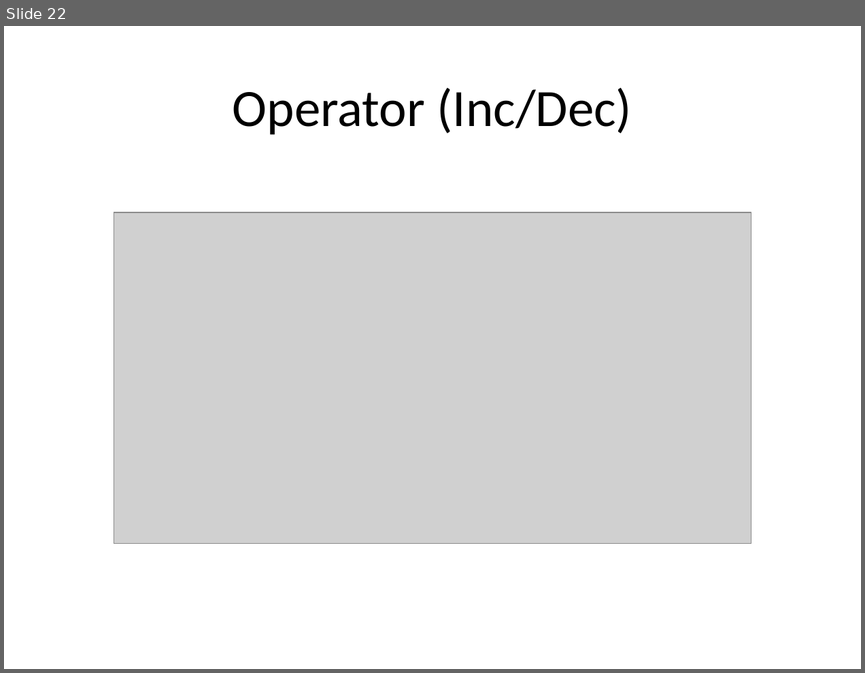
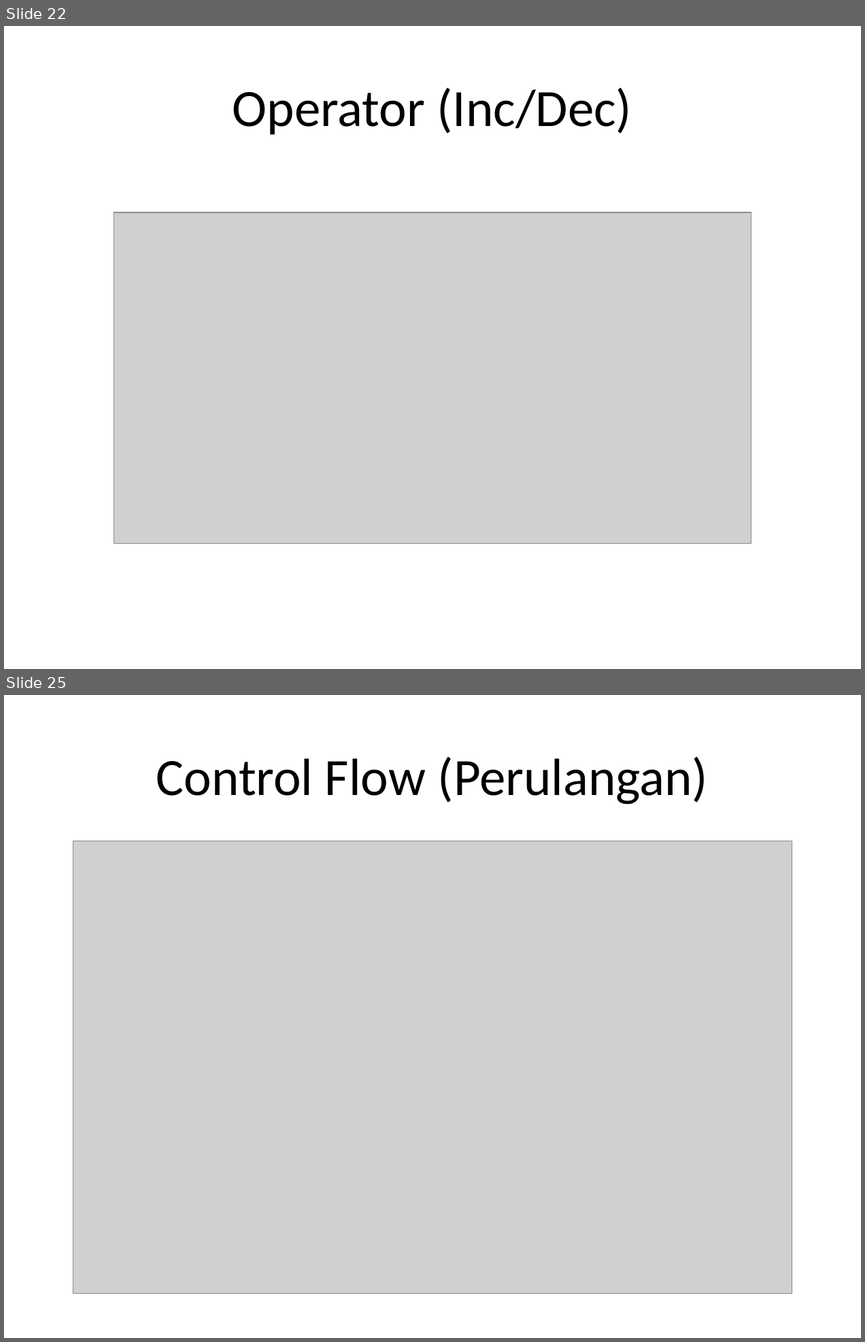
Before and after one commit to milhcbt/oot-aide, a slide deck: src/main/resources/Dasar-Dasar Pemograman Java.pptx. Shown one above the other, each under a label of ours: slide 22 before the commit, slides 22 and 25 after it; the slides between them are not shown. The pictures are 865x673 and 865x1342 pixels, drawn with LibreOffice and Linux fonts; fonts in the diff are those of the drawing; grey boxes stand for pictures. Boxes give left, top, right and bottom in pixels: in the first picture for what was removed or moved away, otherwise in the second. Text is boxed around its words. In the diff, an @@ line names an element or a change of style, - is before the commit and + after.

```diff
--- a/src/main/resources/Dasar-Dasar Pemograman Java.pptx
+++ b/src/main/resources/Dasar-Dasar Pemograman Java.pptx
@@ slide 25 added at (x1=4, y1=695, x2=861, y2=1338), background #FFFFFF @@
@@ title added at (x1=156, y1=757, x2=708, y2=804), 44 pt, text #000000 @@
+Control Flow (Perulangan)
@@ picture added at (x1=73, y1=841, x2=791, y2=1293) @@
```
Also in this commit, not shown: 2 slides changed, 3 other slides added, 1 other file.
